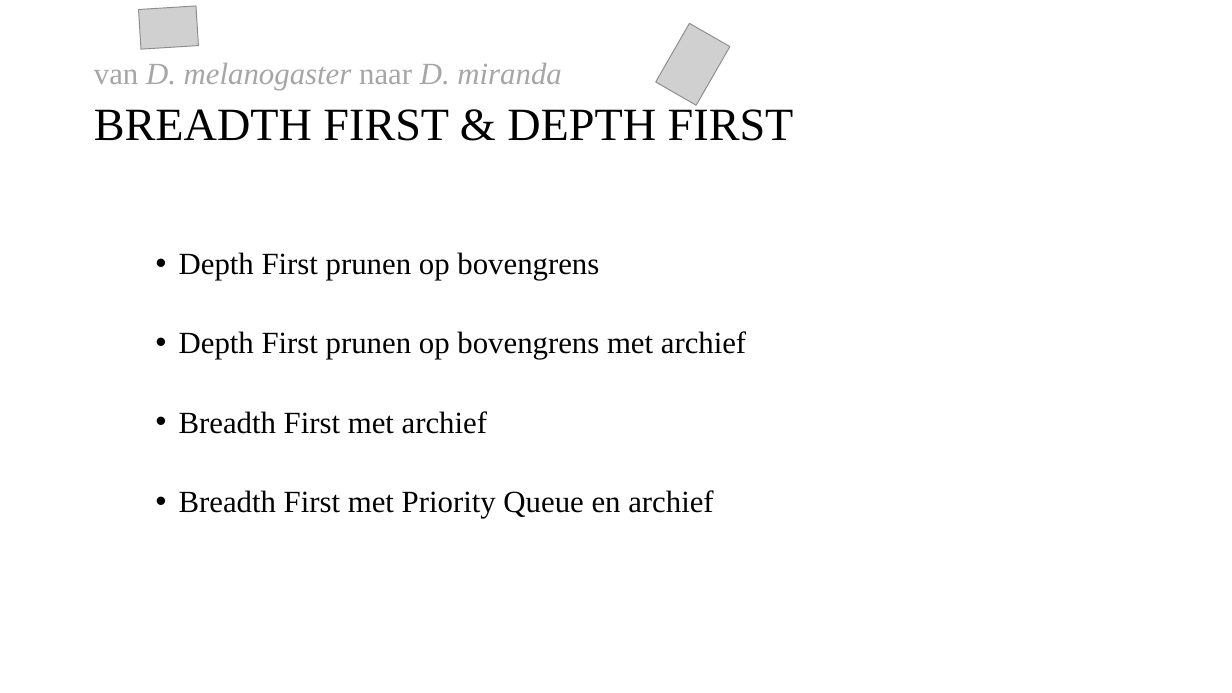
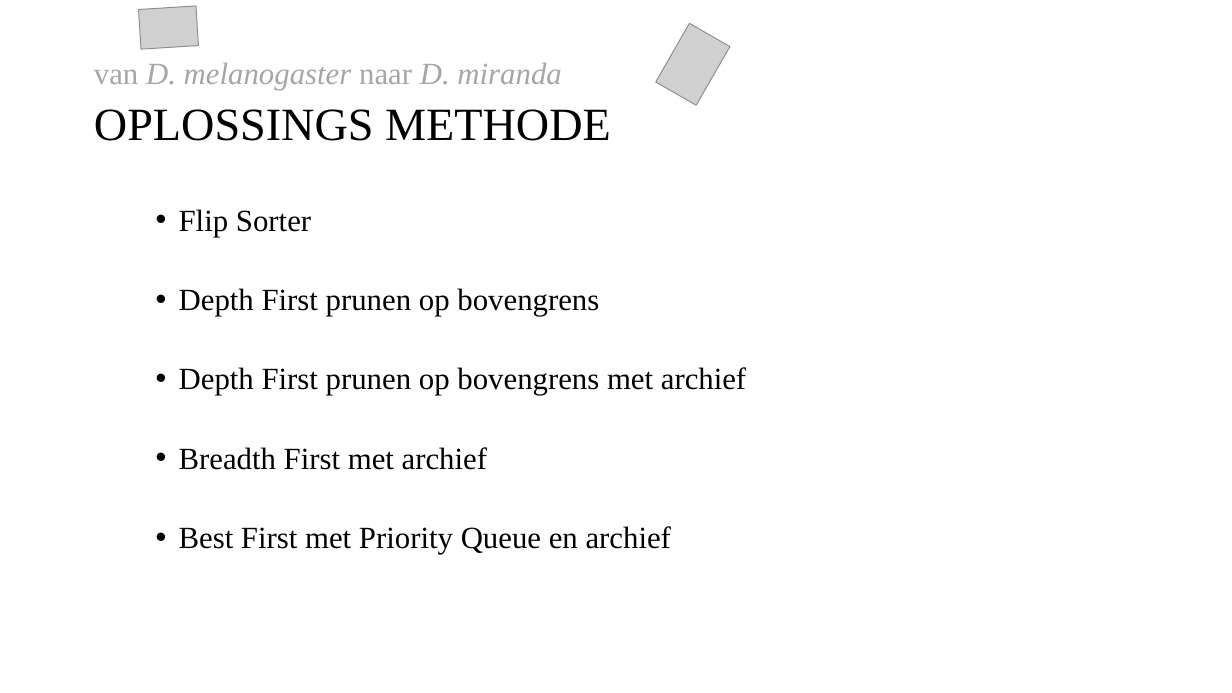
Before and after one commit to Leanderrr/fruitvliegen, a slide deck: slide 7 of verslaglegging en presentaties/Powerpont 1.pptx. Drawn at 1232x693 pixels with LibreOffice and Linux fonts; fonts in the diff are those of the drawing; grey boxes stand for pictures. Boxes give left, top, right and bottom in pixels: in the first picture for what was removed or moved away, otherwise in the second. Text is boxed around its words. In the diff, an @@ line names an element or a change of style, - is before the commit and + after.

```diff
--- a/verslaglegging en presentaties/Powerpont 1.pptx
+++ b/verslaglegging en presentaties/Powerpont 1.pptx
@@ text at bbox=[94, 109, 611, 141]: text changed @@
-BREADTH FIRST & DEPTH FIRST
+OPLOSSINGS METHODE
@@ text at bbox=[179, 209, 311, 237]: paragraph added @@
+  • Flip Sorter
@@ text at bbox=[179, 526, 671, 554]: text changed @@
-  • Breadth First met Priority Queue en archief
+  • Best First met Priority Queue en archief
```
Also in this commit, not shown: 6 other slides changed, 5 slides added, 7 slides removed, 4 other files.
